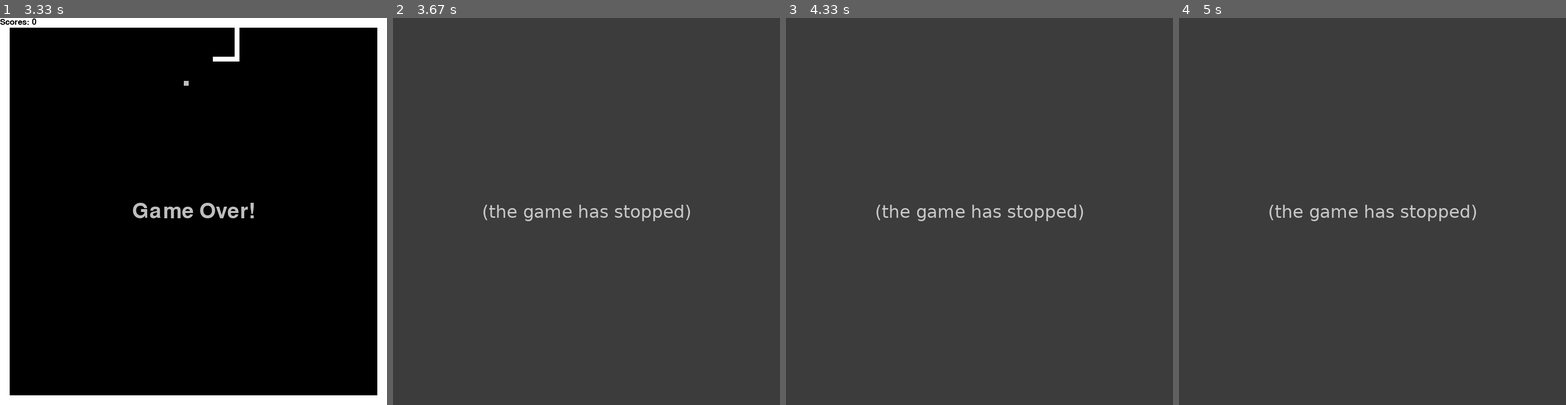
Above: before the commit, frames 1-4 (left to right).
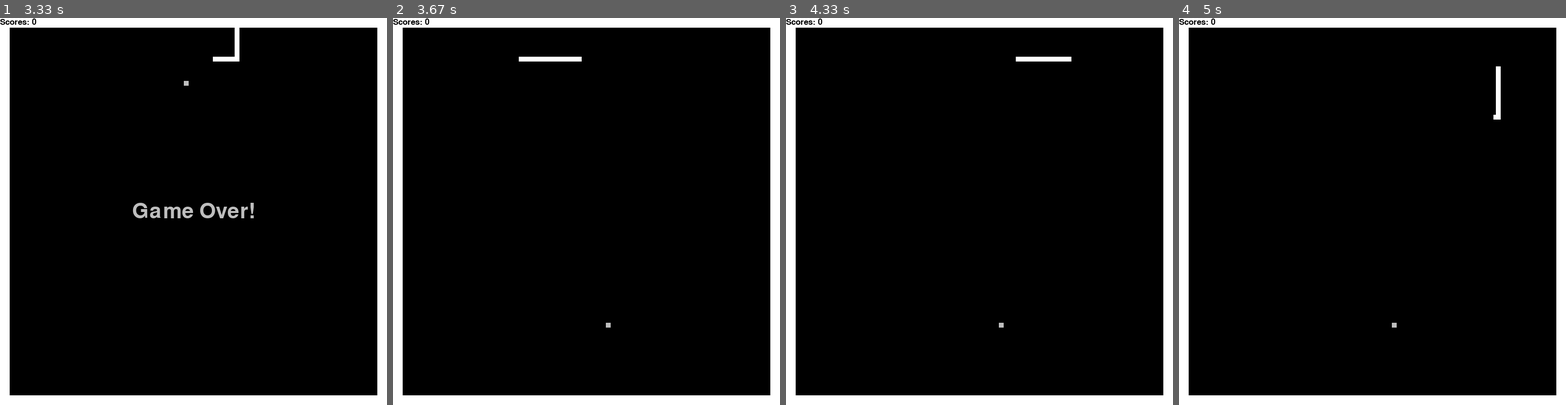
Above: after the commit, the same moments.

Repository: echocho/pygame_Snake
Game: pygame game, started from run_game.py
Two runs of this game, one before a commit and one after it. Both use one fixed random seed, a clock stepped at 60 frames per second and the inputs below.
Inputs (mouse positions are in pixels of both pictures, inside the frame that each line leads up to):
- Up to frame 1 (3.33 s): click "PLAY" at 0.42 s; hold Right 0.67-1.13 s; move the mouse to (178, 226) at 0.7 s; hold Up 1.17-1.63 s
- Up to frame 2 (3.67 s): no input
- Up to frame 3 (4.33 s): no input
- Up to frame 4 (5 s): hold Down 4.57-4.93 s; hold Left from 4.97 s (still down)

Frame 1 is identical in both runs. In frame 2, 100% of the frame differs, in the area x 0-100%, y 0-100%; in frame 3, 100%; in frame 4, 100%.
Error before the commit: AttributeError: 'Snake' object has no attribute 'reset' (run_game.py line 69); the game stopped at 3.37 s (later frames are placeholders)

Commit message:
Added class attributes

Diff:
--- a/snake_snake.py
+++ b/snake_snake.py
@@ -1,11 +1,8 @@
 import pygame
+
 pygame.init()
 
 clock = pygame.time.Clock()
-SNAKE_RECT_LEN = 10
-INITIAL_SNAKE_LEN = 300
-SPEED = 5
-direction_vector = (1, 0)
 
 
 class Snake:
@@ -13,6 +10,10 @@
     def __init__(self):
         self.body_list = []
         (self.pop_x, self.pop_y) = (0, 0)
+        self.direction_vector = (1, 0)
+        self.SNAKE_RECT_LEN = 10
+        self.INITIAL_SNAKE_LEN = 300
+        self.SPEED = 5
 
     def extend_body(self, x, y):
         self.body_list = [(self.pop_x, self.pop_y)] + self.body_list
@@ -26,23 +27,26 @@
         return self.body_list[-1][0], self.body_list[-1][1]
 
     def initialize_snake(self, surface, color, ini_x_pos, ini_y_pos):
-        while ini_x_pos + SNAKE_RECT_LEN <= INITIAL_SNAKE_LEN:
+        while ini_x_pos + self.SNAKE_RECT_LEN <= self.INITIAL_SNAKE_LEN:
             self.body_list.append((ini_x_pos, ini_y_pos))
-            ini_x_pos += SNAKE_RECT_LEN
+            ini_x_pos += self.SNAKE_RECT_LEN
 
     def draw_snake(self, surface, color):
         for (x, y) in self.body_list:
-            pygame.draw.rect(surface, color, [x, y, SNAKE_RECT_LEN, SNAKE_RECT_LEN])
+            pygame.draw.rect(surface, color, [x, y, self.SNAKE_RECT_LEN, self.SNAKE_RECT_LEN])
 
     def move(self):
-        global direction_vector
-
         keys = pygame.key.get_pressed()
         head_x_pos, head_y_pos = self.head_location()
         new_direction_vector = (keys[pygame.K_RIGHT] - keys[pygame.K_LEFT], keys[pygame.K_DOWN] - keys[pygame.K_UP])
 
-        if new_direction_vector != (0, 0) and [sum(x) for x in zip(new_direction_vector, direction_vector)] != [0,0]:
-            direction_vector = new_direction_vector
+        if new_direction_vector != (0, 0) and [sum(x) for x in zip(new_direction_vector, self.direction_vector)] != [0,0]:
+            self.direction_vector = new_direction_vector
 
-        self.body_list.append((head_x_pos + direction_vector[0] * SPEED, head_y_pos + direction_vector[1] * SPEED))
+        self.body_list.append((head_x_pos + self.direction_vector[0] * self.SPEED, head_y_pos + self.direction_vector[1] * self.SPEED))
         (self.pop_x, self.pop_y) = self.body_list.pop(0)
+
+    def reset(self):
+        self.body_list = []
+        (self.pop_x, self.pop_y) = (0, 0)
+        self.direction_vector = (1,0)
